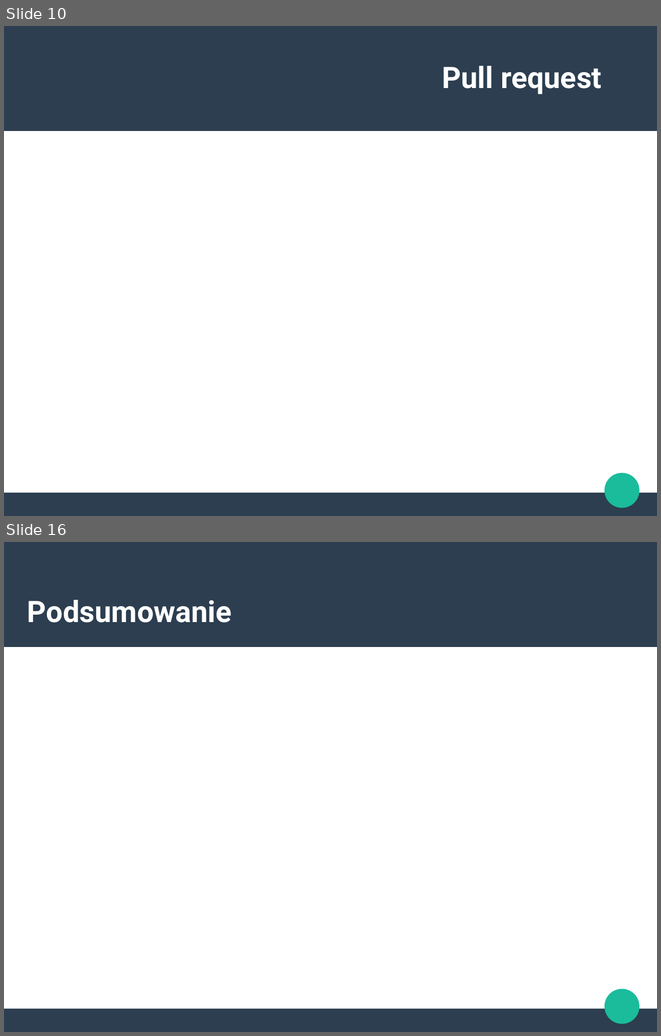
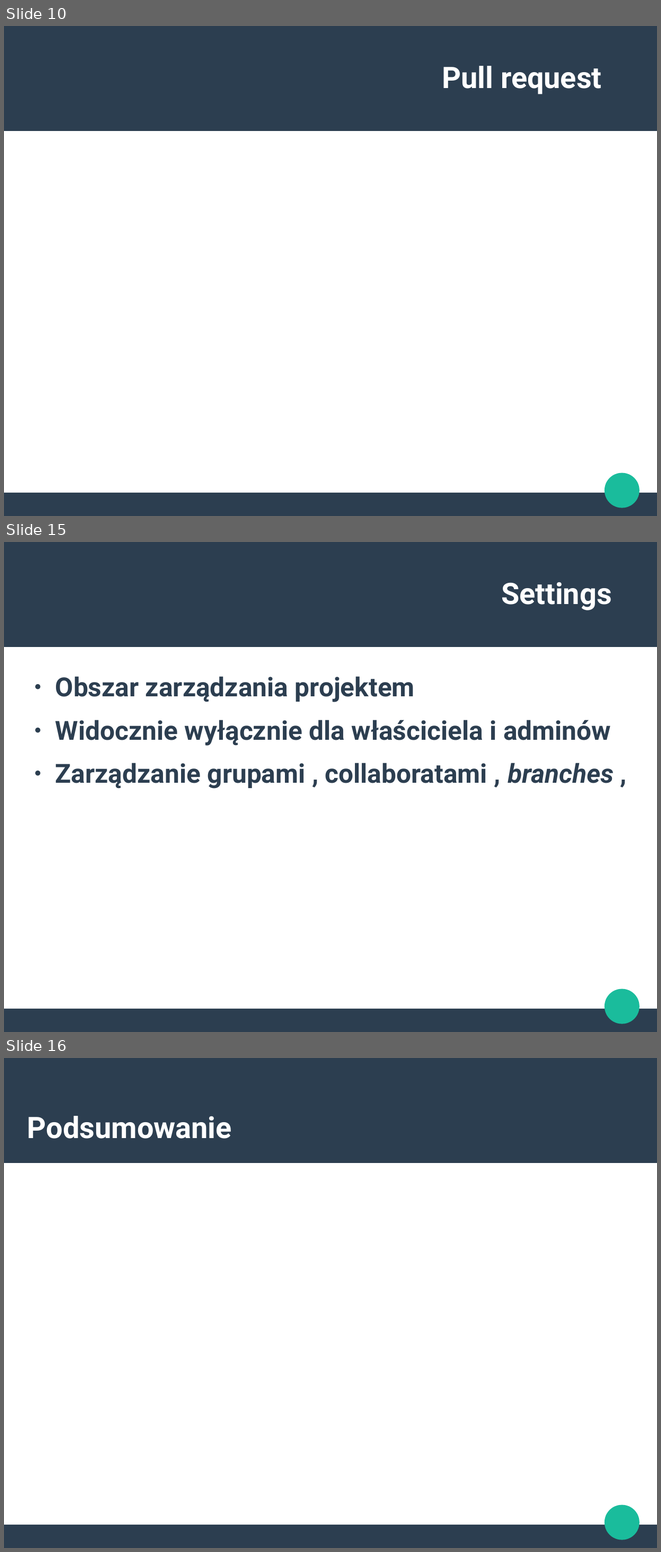
Before and after one commit to PZZProject/ProjecktPrezentacja, a slide deck: PrezentacjaGitHub.odp. Shown one above the other, each under a label of ours: slides 10 and 16 before the commit, slides 10, 15 and 16 after it; the slides between them are not shown. The pictures are 661x1036 and 661x1552 pixels, drawn with LibreOffice and Linux fonts; fonts in the diff are those of the drawing. Boxes give left, top, right and bottom in pixels: in the first picture for what was removed or moved away, otherwise in the second. Text is boxed around its words. In the diff, an @@ line names an element or a change of style, - is before the commit and + after.

```diff
--- a/PrezentacjaGitHub.odp
+++ b/PrezentacjaGitHub.odp
@@ slide 15 added at bbox=[4, 542, 657, 1032], background #FFFFFF; not listed: 3 template elements that a slide beside it also shows @@
@@ title added at bbox=[501, 582, 612, 610], 36 pt, text #FFFFFF, bold @@
+Settings
@@ text added at bbox=[55, 676, 614, 788], 32 pt, text #2C3E50, bold @@
+● Obszar zarządzania projektem
+● Widocznie wyłącznie dla właściciela i adminów
+● Zarządzanie grupami , collaboratami , branches ,
```
Also in this commit, not shown: 6 other slides added, 7 slides removed.
